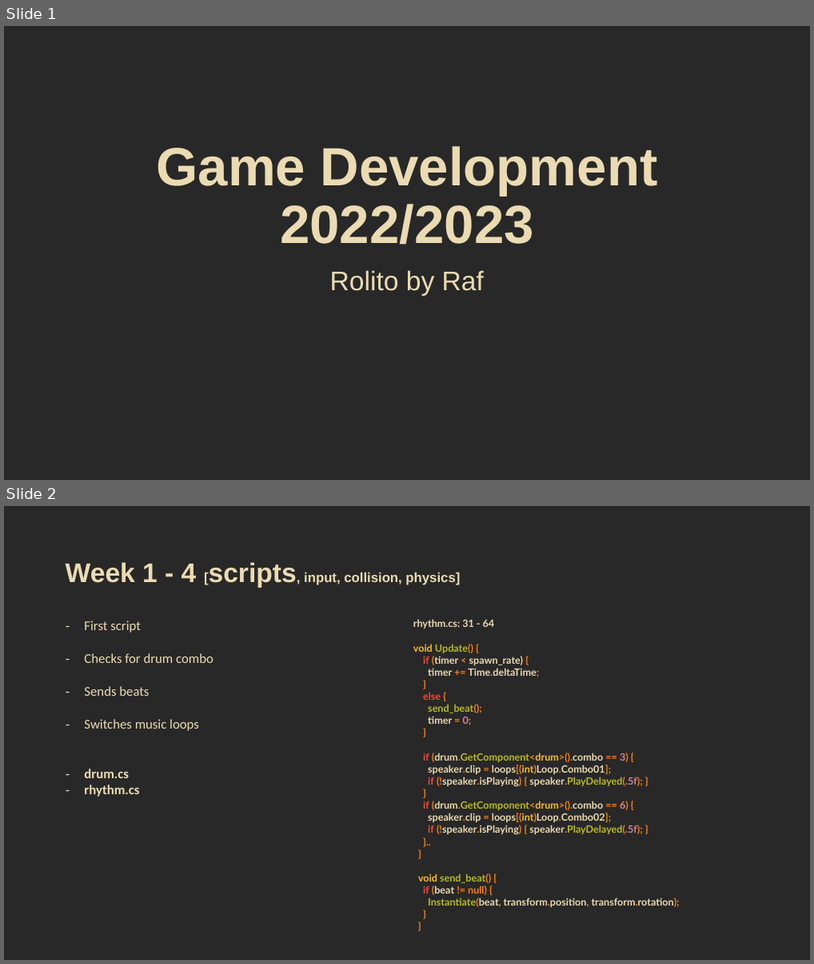
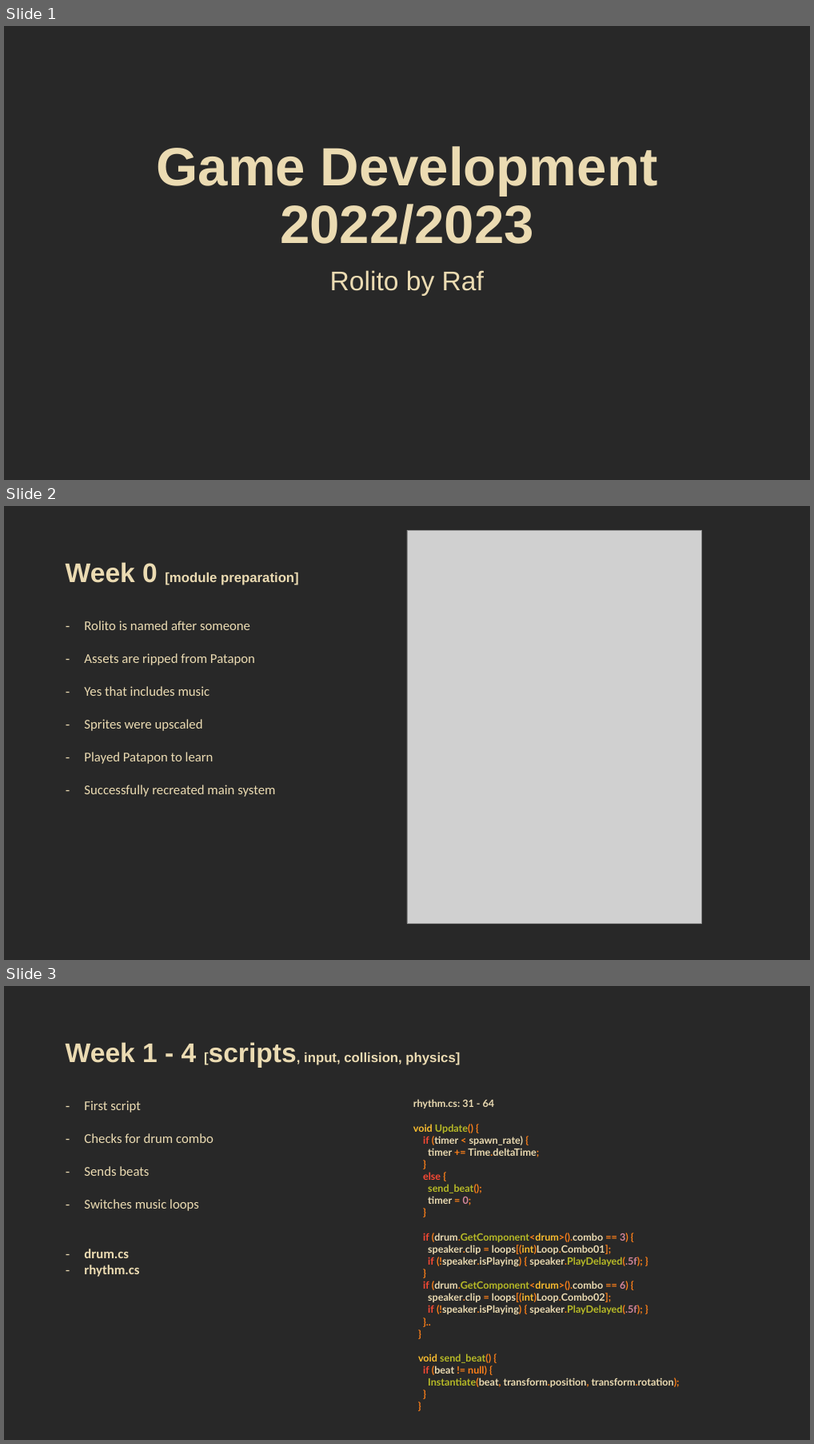
Before and after one commit to rraafays/rolito, a slide deck: docs/presentation.pptx. Shown one above the other, each under a label of ours: slides 1 and 2 before the commit, slides 1, 2 and 3 after it. The pictures are 814x964 and 814x1444 pixels, drawn with LibreOffice and Linux fonts; fonts in the diff are those of the drawing; grey boxes stand for pictures. Boxes give left, top, right and bottom in pixels: in the first picture for what was removed or moved away, otherwise in the second. Text is boxed around its words. In the diff, an @@ line names an element or a change of style, - is before the commit and + after.

```diff
--- a/docs/presentation.pptx
+++ b/docs/presentation.pptx
@@ slide 2 added at (4, 506, 810, 960), background #282828 @@
@@ picture added at (407, 530, 702, 924) @@
@@ title added at (66, 562, 299, 585), 16 pt, text #EBDBB2, bold @@
+Week 0 [module preparation]
@@ table added at (60, 614, 755, 923), 1 rows, 2 columns @@
+Rolito is named after someone / Assets are ripped from Patapon / Yes that includes music / Sprites were upscaled / Played Patapon to learn / Successfully recreated main system | 
@@ what was slide 2 is now slide 3 @@
```
Also in this commit, not shown: 2 other files.
